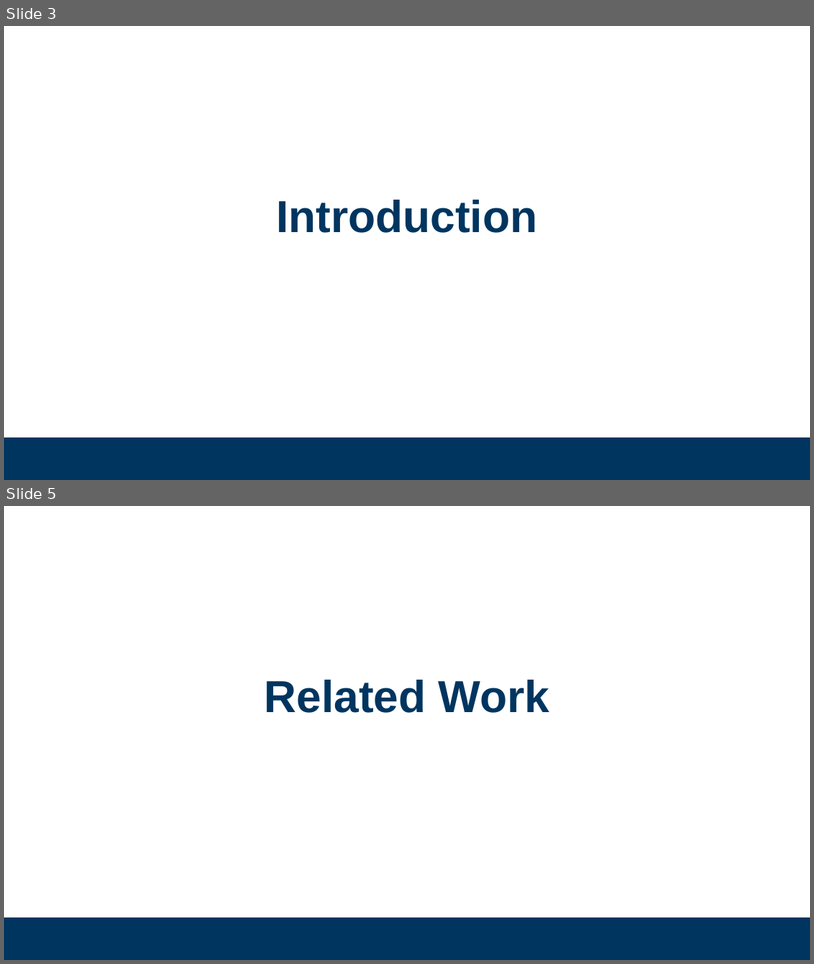
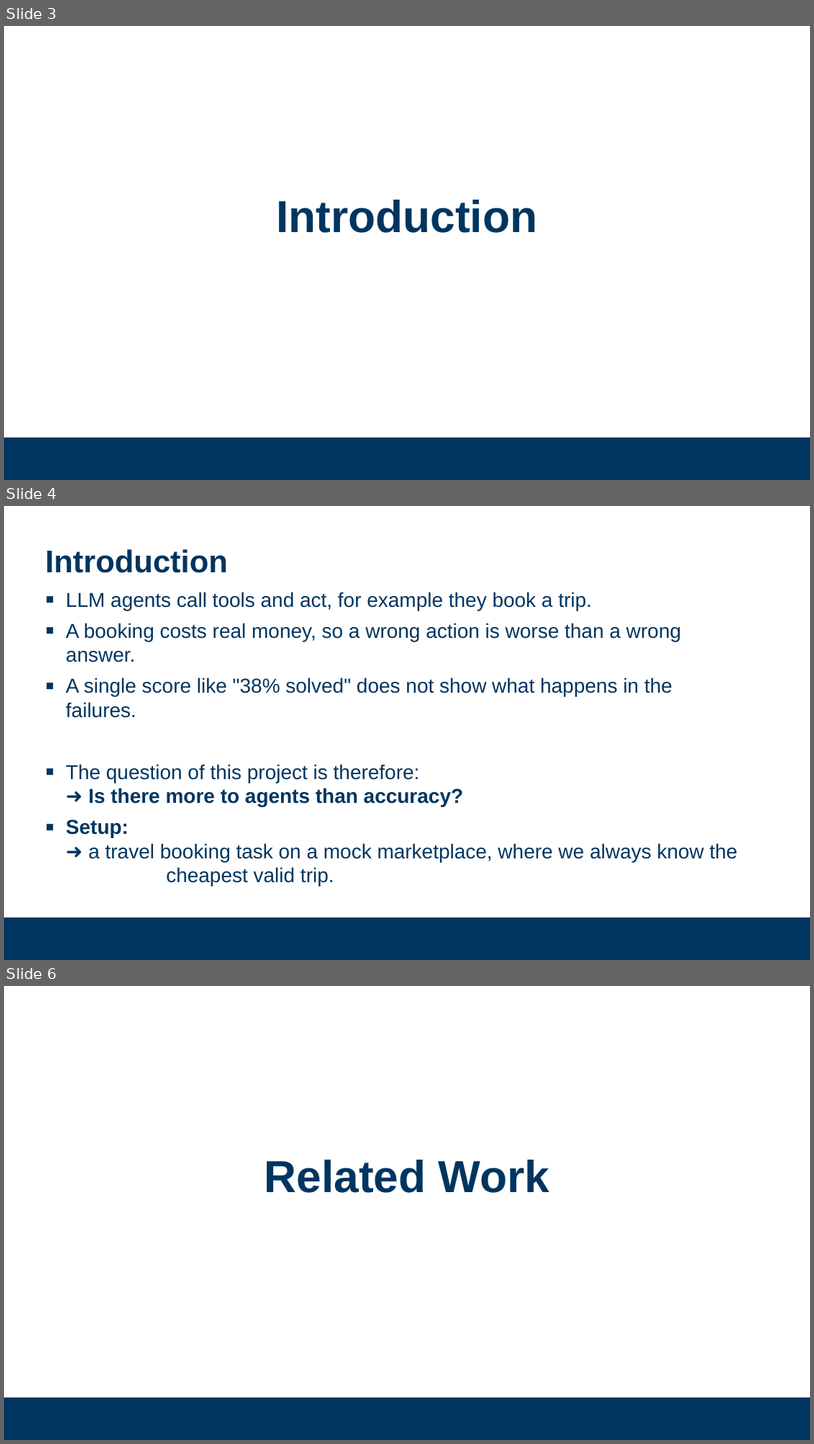
Before and after one commit to jazin7/llm-engineering, a slide deck: LLM_Engineering_Presentation.pptx. Shown one above the other, each under a label of ours: slides 3 and 5 before the commit, slides 3, 4 and 6 after it; the slides between them are not shown. The pictures are 814x964 and 814x1444 pixels, drawn with LibreOffice and Linux fonts; fonts in the diff are those of the drawing; background and template pictures are left out. Boxes give left, top, right and bottom in pixels: in the first picture for what was removed or moved away, otherwise in the second. Text is boxed around its words. In the diff, an @@ line names an element or a change of style, - is before the commit and + after.

```diff
--- a/LLM_Engineering_Presentation.pptx
+++ b/LLM_Engineering_Presentation.pptx
@@ slide 4 added at [4, 506, 810, 960], background #FFFFFF; not listed: 1 template element that a slide beside it also shows @@
@@ title added at [45, 549, 228, 573], 28 pt, text #003560, bold @@
+Introduction
@@ text added at [66, 592, 738, 886], 18 pt, text #003560 @@
+    ▪ LLM agents call tools and act, for example they book a trip.
+    ▪ A booking costs real money, so a wrong action is worse than a wrong answer.
+    ▪ A single score like "38% solved" does not show what happens in the failures.
+    ▪ The question of this project is therefore:
+      ➜ Is there more to agents than accuracy?
+    ▪ Setup:
+      ➜ a travel booking task on a mock marketplace, where we always know the cheapest valid trip.
@@ page number added at [32, 932, 55, 942], 9 pt, text #003560 @@
+4
@@ what was slide 5 is now slide 6 @@
```
Also in this commit, not shown: 3 slides changed, 2 other slides added, 1 slide removed, 3 other files.
